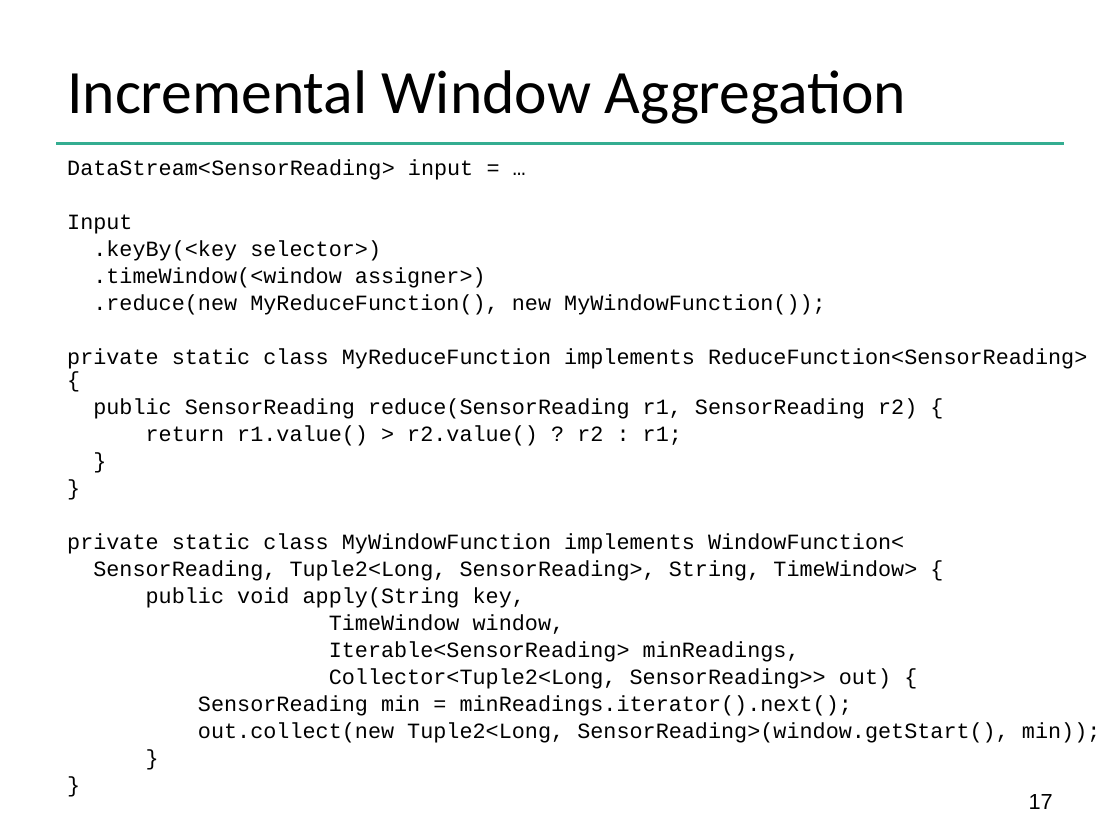
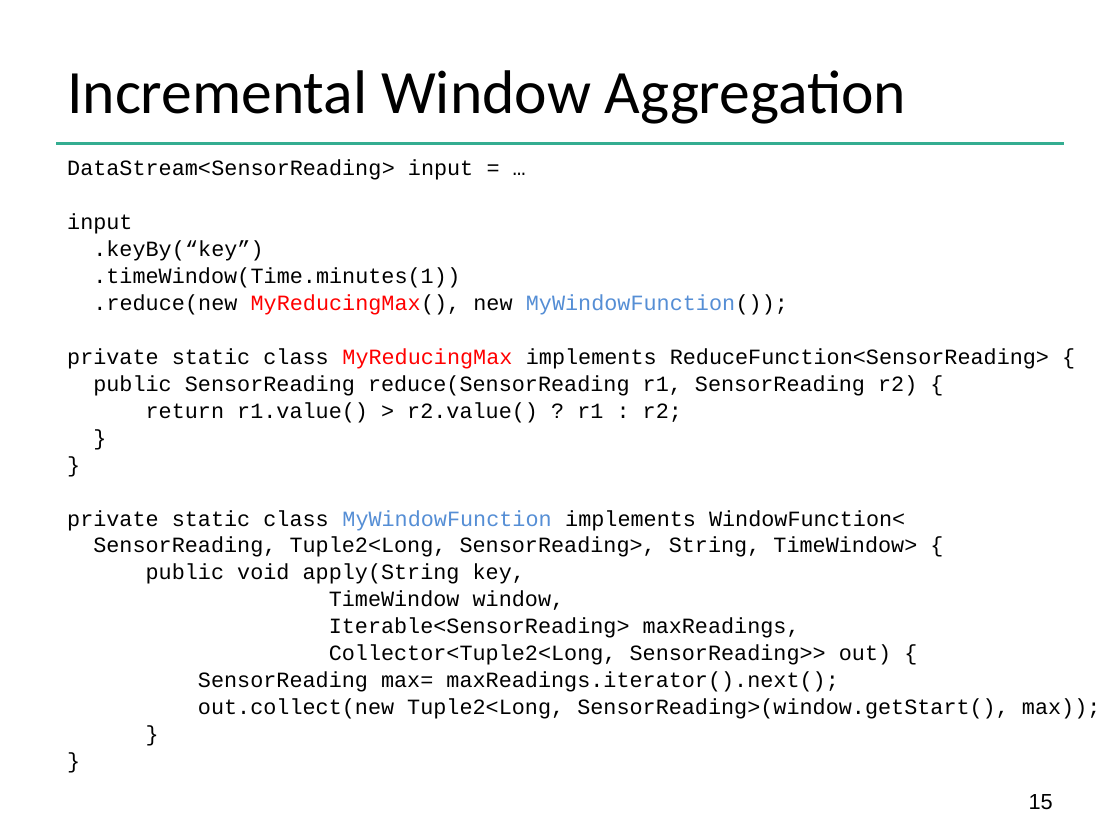
Before and after one commit to dataArtisans/flink-training-web, a slide deck: slide 15 of slides/flink_stream_windows.pptx (slide 17 before the commit). Drawn at 1120x840 pixels with LibreOffice and Linux fonts; fonts in the diff are those of the drawing; background and template pictures are left out. Boxes give left, top, right and bottom in pixels: in the first picture for what was removed or moved away, otherwise in the second. Text is boxed around its words. In the diff, an @@ line names an element or a change of style, - is before the commit and + after.

Commit message:
improved some of the slides, especially around windows, and watermarks

```diff
--- a/slides/flink_stream_windows.pptx
+++ b/slides/flink_stream_windows.pptx
@@ text at (67,213,1049,369): text changed @@
-Input
-.keyBy(<key selector>)
-.timeWindow(<window assigner>)
-.reduce(new MyReduceFunction(), new MyWindowFunction());
-private static class MyReduceFunction implements ReduceFunction<SensorReading> {
+input
+.keyBy(“key”)
+.timeWindow(Time.minutes(1))
+.reduce(new MyReducingMax(), new MyWindowFunction());
+private static class MyReducingMax implements ReduceFunction<SensorReading> {
@@ text at (146,402,682,423): text changed @@
-return r1.value() > r2.value() ? r2 : r1;
+return r1.value() > r2.value() ? r1 : r2;
@@ text at (67,510,905,531): text colour #000000 to #558ED5 in "MyWindowFunction" @@
@@ text at (329,618,800,638): text changed @@
-Iterable<SensorReading> minReadings,
+Iterable<SensorReading> maxReadings,
@@ text at (198,672,1100,719): text changed @@
-SensorReading min = minReadings.iterator().next();
-out.collect(new Tuple2<Long, SensorReading>(window.getStart(), min));
+SensorReading max= maxReadings.iterator().next();
+out.collect(new Tuple2<Long, SensorReading>(window.getStart(), max));
@@ page number at (1029,794,1053,810): text changed @@
-17
+15
```
Also in this commit, not shown: 18 other slides changed, 5 slides added, 2 slides removed, 5 other files.
